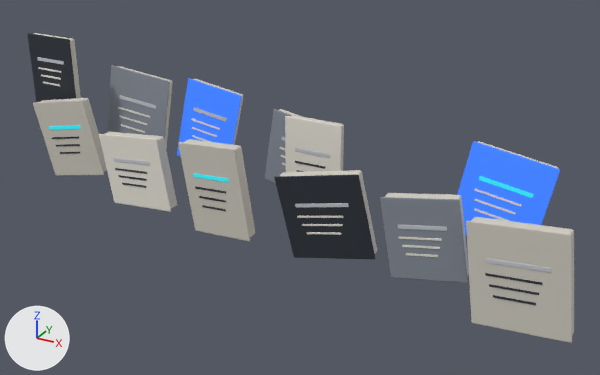
One commit to the glTF model apps/web/public/hero/hero-documents-master.glb: the scene before it, then after it.
Camera for both pictures: a 50 mm lens placed at (5.56, -7.49, 4.3), pointed at (0.93, 0.93, 0.08). Lighting does not change. The marker at lower left points along +X, +Y and +Z. The picture after the commit comes second. Both versions are drawn at frame 120 of the action 'Document 09 Dataset DictionaryAction'; the numbers are the values there.

In view in the first picture: 'Annual Report spine', 'Contract spine', 'Dataset Dictionary spine', 'Knowledge Notes spine', 'Policy spine', 'Presentation spine', 'Public Filing spine', 'Research Paper spine', 'Scanned Archive spine', 'Spreadsheet spine', 'Support Logs spine', 'Technical Manual spine' and 50 more.
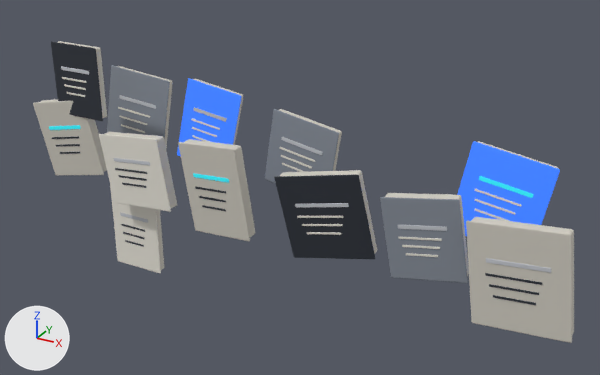
ob_document_01_annual_report is not drawn itself; it is the parent of ob_annual_report_mark_1, ob_annual_report_mark_2, ob_annual_report_mark_3, ob_annual_report_semantic_stripe, ob_annual_report_spine, ob_annual_report_volume.
ob_document_09_dataset_dictionary is not drawn itself; it is the parent of ob_dataset_dictionary_mark_1, ob_dataset_dictionary_mark_2, ob_dataset_dictionary_mark_3, ob_dataset_dictionary_semantic_stripe, ob_dataset_dictionary_spine, ob_dataset_dictionary_volume.

The change, as a list of edits to the scene's bpy script:
```text
Change ob_document_01_annual_report:
    ob_document_01_annual_report.location: (-2.937, 0.838, 1.103) -> (-2.253, 0.589, 1.119)
Change ob_document_09_dataset_dictionary:
    ob_document_09_dataset_dictionary.location: (1.045, 1.12, 0.347) -> (-1.526, 0.665, -0.95)
```

Changed parts and their boxes [x1, y1, x2, y2] in the pictures (600 x 375 px):
'Dataset Dictionary spine', moved: before [285, 116, 342, 172]; after [110, 186, 161, 273]
'Annual Report spine', moved: before [27, 33, 76, 102]; after [51, 41, 103, 121]
'Annual Report volume', moved: before [34, 33, 81, 98]; after [59, 41, 107, 118]
'Dataset Dictionary volume', moved: before [290, 115, 344, 171]; after [156, 209, 164, 270]
'Dataset Dictionary semantic stripe', moved: before [295, 148, 330, 158]; after [120, 212, 148, 223]
'Annual Report semantic stripe', moved: before [37, 57, 64, 65]; after [61, 66, 89, 75]
'Dataset Dictionary mark 1', moved: before [295, 161, 325, 169]; after [121, 224, 145, 232]
'Annual Report mark 1', moved: before [38, 67, 61, 73]; after [62, 77, 87, 83]
'Annual Report mark 2', moved: before [41, 74, 61, 80]; after [64, 84, 86, 90]
'Annual Report mark 3', moved: before [43, 82, 60, 86]; after [67, 92, 85, 97]
'Dataset Dictionary mark 2', moved (not visible before): after [123, 232, 144, 239]
'Dataset Dictionary mark 3', moved (not visible before): after [125, 240, 144, 247]
'Scanned Archive spine', unchanged, uncovered by the edit: before [265, 109, 292, 183]; after [265, 109, 339, 183]
